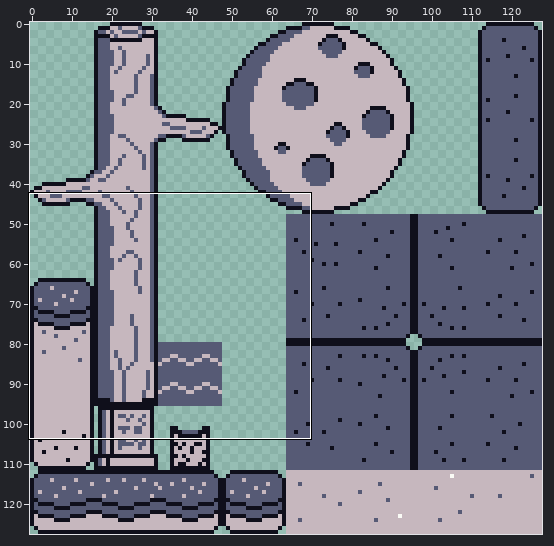
A sprite sheet gets an edit: assets/SpookyTileMap.png. Above, an overview of the earlier version with the close-up marked.
Close-up. Old version:
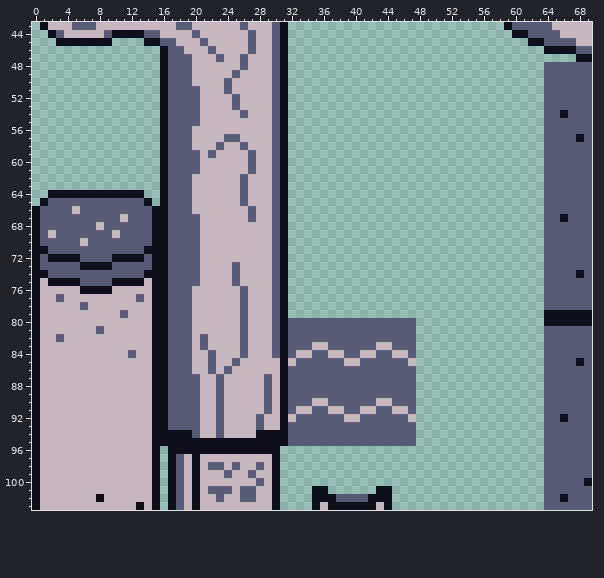
The file is 128x128 pixels. Shown: x 0..69, y 43..103.
The same view after the edit:
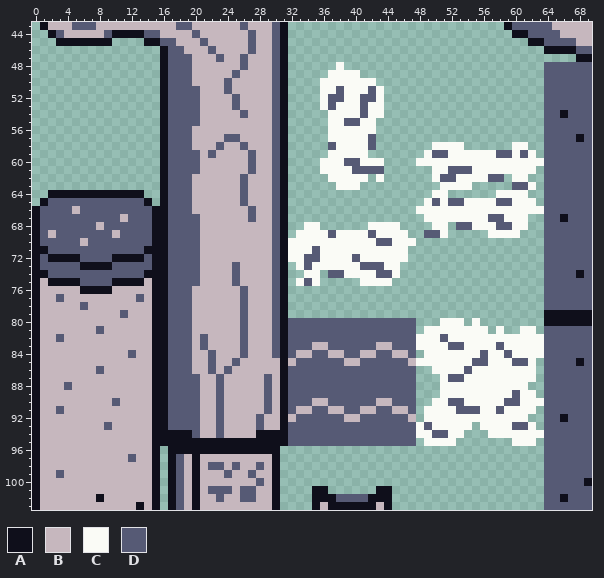
Palette (. is transparent): A #0f0f1b  B #c6b7be  C #fafbf6  D #565a75
Difference:
@@ x 30..65 @@
  47 DA..................................
- 48 DA................................DD
- 49 DA................................DD
- 50 DA................................DD
- 51 DA................................DD
- 52 DA................................DD
- 53 DA................................DD
- 54 DA................................DD
- 55 DA................................DD
- 56 DA................................DD
- 57 DA................................DD
- 58 DA................................DD
- 59 DA................................DD
- 60 DA................................DD
- 61 DA................................DD
- 62 DA................................DD
- 63 DA................................DD
- 64 DA................................DD
- 65 DA................................DD
- 66 DA................................DD
- 67 DA................................DD
- 68 DA................................DD
- 69 DA................................DD
- 70 DA................................DD
- 71 DA................................DD
- 72 DA................................DD
- 73 DA................................DD
- 74 DA................................DD
- 75 DA................................DD
+ 48 DA......C.........................DD
+ 49 DA.....CCCC.......................DD
+ 50 DA....CCCCCCC.....................DD
+ 51 DA....CCDCCCDC....................DD
+ 52 DA....CDDCCDDC....................DD
+ 53 DA....CDCCCDCC....................DD
+ 54 DA.....CCCCDCC....................DD
+ 55 DA.....CCDDCC.....................DD
+ 56 DA.....CCCCCC.....................DD
+ 57 DA.....CCCCCD.....................DD
+ 58 DA.....DCCCCD.......CCCC......CC..DD
+ 59 DA.....CCCCC.......CDDCCCCCCDDCDC.DD
+ 60 DA....CCCDDCCC....CCCCCCCCCCCCCCCCDD
+ 61 DA....CCCCDDDD......CCDDDCCCCCCCC.DD
+ 62 DA.....CCCCC.C......CDDCCCCDD.CC..DD
+ 63 DA......CCC..........CCCC.....DDC.DD
+ 64 DA..................CC......CCCC..DD
+ 65 DA.................CDCDDCCCCDDCCC.DD
+ 66 DA................CCCCCCCCCCCCCCCCDD
+ 67 DA.................CCCCCCCCDDCCC..DD
+ 68 DA..CC......CCCC....CC.DDCCCDDCC..DD
+ 69 DA.CCCCDCCCCDCCCC..DDC.....CCCC...DD
+ 70 DACCCCCCCCCCCDDCCC................DD
+ 71 DACCCDCCCCCCCCCCC.................DD
+ 72 DACCDDCCCCDCCCCCC.................DD
+ 73 DA.CDCCCCCCDDDCC..................DD
+ 74 DA..CC.DDCCCCDDC..................DD
+ 75 DA.CDC.....CCCC...................DD
  76 DA................................DD
@@ x 0..69 @@
  79 ABBBBBBBBBBDBBBAADDDBBBBBBDBBBDA................................AAAAAA
- 80 ABBBBBBBBBBBBBBAADDDBBBBBBDBBBDADDDDDDDDDDDDDDDD................AAAAAA
- 81 ABBBBBBBDBBBBBBAADDDBBBBBBDBBBDADDDDDDDDDDDDDDDD................DDDDDD
- 82 ABBDBBBBBBBBBBBAADDDBDBBBBDBBBDADDDDDDDDDDDDDDDD................DDDDDD
- 83 ABBBBBBBBBBBBBBAADDDBDBBBBDBBBDADDDBBDDDDDDBBDDD................DDDDDD
- 84 ABBBBBBBBBBBDBBAADDDBBDBBBDBBBDADBBDDBBDDBBDDBBD................DDDDDD
- 85 ABBBBBBBBBBBBBBAADDDBBDBBDBBBBBABDDDDDDBBDDDDDDB................DDDDAD
- 86 ABBBBBBBBBBBBBBAADDDBBDBDBBBBBBADDDDDDDDDDDDDDDD................DDDDDD
- 87 ABBBBBBBBBBBBBBAADDDDBBDBBBBBDBADDDDDDDDDDDDDDDD................DDDDDD
- 88 ABBBBBBBBBBBBBBAADDDDBBDBBBBBDBADDDDDDDDDDDDDDDD................DDDDDD
- 89 ABBBBBBBBBBBBBBAADDDDBBDBBBBBDBADDDDDDDDDDDDDDDD................DDDDDD
- 90 ABBBBBBBBBBBBBBAADDDDBBDBBBBBDBADDDBBDDDDDDBBDDD................DDDDDD
- 91 ABBBBBBBBBBBBBBAADDDDBBDBBBBBDBADBBDDBBDDBBDDBBD................DDDDDD
- 92 ABBBBBBBBBBBBBBAADDDDBBDBBBBDBBABDDDDDDBBDDDDDDB................DDADDD
- 93 ABBBBBBBBBBBBBBAADDDDBBDBBBBDBBADDDDDDDDDDDDDDDD................DDDDDD
- 94 ABBBBBBBBBBBBBBAAAAADBBDBBBBAAAADDDDDDDDDDDDDDDD................DDDDDD
- 95 ABBBBBBBBBBBBBBAAAAAAAAAAAAAAAAADDDDDDDDDDDDDDDD................DDDDDD
+ 80 ABBBBBBBBBBBBBBAADDDBBBBBBDBBBDADDDDDDDDDDDDDDDD...CCC.C........AAAAAA
+ 81 ABBBBBBBDBBBBBBAADDDBBBBBBDBBBDADDDDDDDDDDDDDDDD.CCCCCCCC.C..CC.DDDDDD
+ 82 ABBDBBBBBBBBBBBAADDDBDBBBBDBBBDADDDDDDDDDDDDDDDDCCCDCCCCCCCCCCCCDDDDDD
+ 83 ABBBBBBBBBBBBBBAADDDBDBBBBDBBBDADDDBBDDDDDDBBDDDCCCCDDCCCCDCCCCCDDDDDD
+ 84 ABBBBBBBBBBBDBBAADDDBBDBBBDBBBDADBBDDBBDDBBDDBBD.CCCCCCCDCCDCCCCDDDDDD
+ 85 ABBBBBBBBBBBBBBAADDDBBDBBDBBBBBABDDDDDDBBDDDDDDBCCCCCCCDDCCCDDC.DDDDAD
+ 86 ABBBBBBBDBBBBBBAADDDBBDBDBBBBBBADDDDDDDDDDDDDDDD..CCCCDCCCCCCCC.DDDDDD
+ 87 ABBBBBBBBBBBBBBAADDDDBBDBBBBBDBADDDDDDDDDDDDDDDD...CDDCCCCCCCCC.DDDDDD
+ 88 ABBBDBBBBBBBBBBAADDDDBBDBBBBBDBADDDDDDDDDDDDDDDD...CCCCCCCCCCC..DDDDDD
+ 89 ABBBBBBBBBBBBBBAADDDDBBDBBBBBDBADDDDDDDDDDDDDDDD...CCCCCCCCCDCC.DDDDDD
+ 90 ABBBBBBBBBDBBBBAADDDDBBDBBBBBDBADDDBBDDDDDDBBDDD..CCDDCCCCCDDCCCDDDDDD
+ 91 ABBDBBBBBBBBBBBAADDDDBBDBBBBBDBADBBDDBBDDBBDDBBD.CCCCDDDCCDCCCC.DDDDDD
+ 92 ABBBBBBBBBBBBBBAADDDDBBDBBBBDBBABDDDDDDBBDDDDDDB.CCCCCCCCCCCCC..DDADDD
+ 93 ABBBBBBBBDBBBBBAADDDDBBDBBBBDBBADDDDDDDDDDDDDDDDCDCCCCC.CCCCDDC.DDDDDD
+ 94 ABBBBBBBBBBBBBBAAAAADBBDBBBBAAAADDDDDDDDDDDDDDDDCCDDCC...CCCCCCCDDDDDD
+ 95 ABBBBBBBBBBBBBBAAAAAAAAAAAAAAAAADDDDDDDDDDDDDDDD.CCCC.......CCC.DDDDDD
  96 ABBBBBBBBBBBBBBA.AAAAAAAAAAAAAA.................................DDDDDD
- 97 ABBBBBBBBBBBBBBA.ADBABBBBBBBBBA.................................DDDDDD
+ 97 ABBBBBBBBBBBDBBA.ADBABBBBBBBBBA.................................DDDDDD
  98 ABBBBBBBBBBBBBBA.ADBABDDBDBBDBA.................................DDDDDD
- 99 ABBBBBBBBBBBBBBA.ADBABBBDBBDBBA.................................DDDDDD
+ 99 ABBDBBBBBBBBBBBA.ADBABBBDBBDBBA.................................DDDDDD
 100 ABBBBBBBBBBBBBBA.ADBABBBBBBBDBA.................................DDDDDA
Boxes around the changes in both close-ups, in picture pixels (x1, y1, x2, y2):
added: (288, 62, 544, 286)
added: (416, 318, 544, 446)
changed: (56, 366, 120, 430)
changed: (128, 454, 136, 462)
changed: (56, 470, 64, 478)
